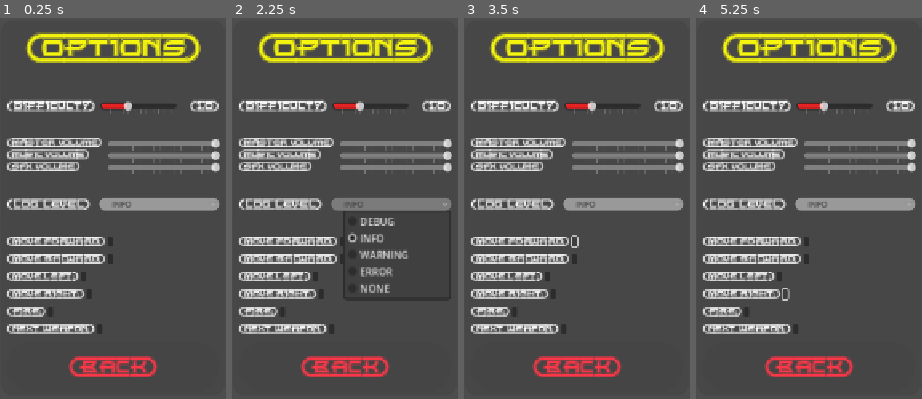
Above: before the commit, frames 1-4 (left to right).
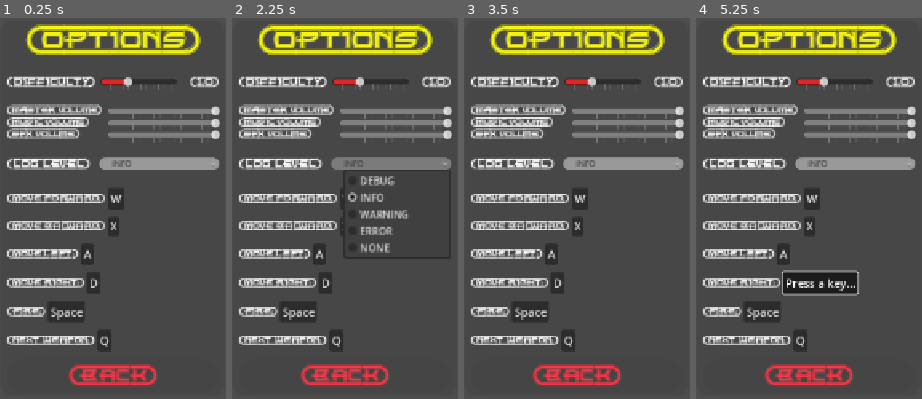
Above: after the commit, the same moments.

Repository: ikostan/SkyLockAssault
Game: Godot game, scene res://scenes/options_menu.tscn
Same seed, same stepped clock (60 frames per second), same inputs: the game is played once before the commit and once after it. This scene is started directly instead of the project's main scene. Video files are missing from this copy of the repository; at most half a second of black plays in their place.
Inputs (mouse positions are in pixels of both pictures, inside the frame that each line leads up to; where the layout moved, square brackets give the same spot in the first picture):
- Up to frame 1 (0.25 s): no input
- Up to frame 2 (2.25 s): click (335, 341) [331, 330] at 0.5 s; click (367, 341) [331, 330] at 1.25 s; click "INFO" at 2 s
- Up to frame 3 (3.5 s): click (579, 197) [574, 242] at 2.75 s
- Up to frame 4 (5.25 s): click (784, 254) [779, 277] at 3.5 s; click (813, 254) [779, 277] at 4.25 s; click (788, 284) [784, 296] at 5 s

The runs differ from the first frame. In frame 1, 33% of the frame differs, in the area x 2-98%, y 1-97%; in frame 2, 34%; in frame 3, 33%; in frame 4, 35%.
Error before the commit: Parse Error: Unexpected "class_name" in class body. (res://scripts/input_remap_button.gd:16)

Commit message:
Update input_remap_button.gd

Diff:
--- a/scripts/input_remap_button.gd
+++ b/scripts/input_remap_button.gd
@@ -1,4 +1,6 @@
 extends Button
+
+class_name InputRemapButton
 
 @export var action: String
 @export var action_event_index: int = 0
@@ -12,8 +14,6 @@
 	Key.KEY_SPACE: "Space",
 	Key.KEY_Q: "Q"
 }
-
-class_name InputRemapButton
 
 var listening: bool = false
 
